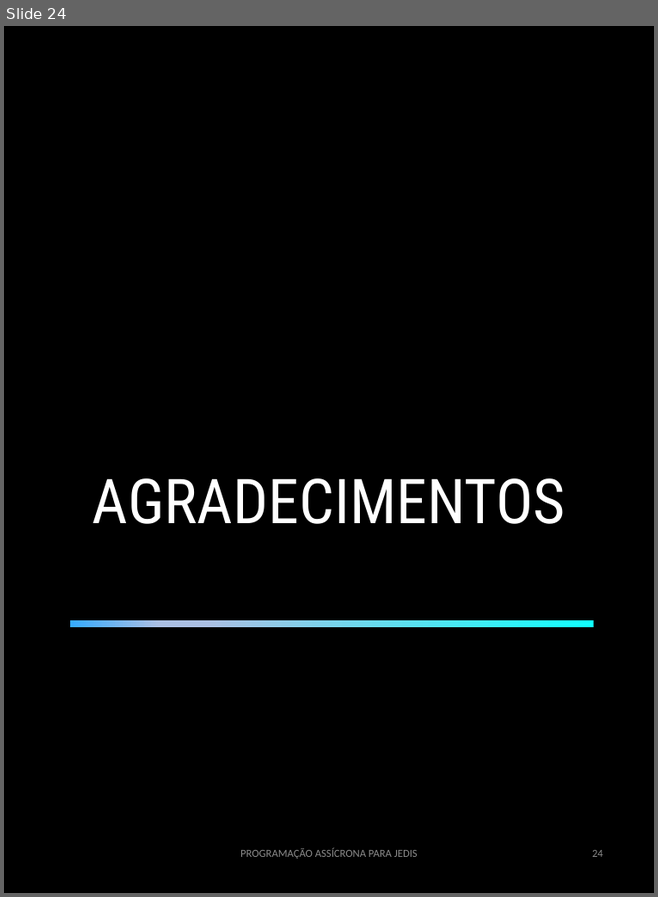
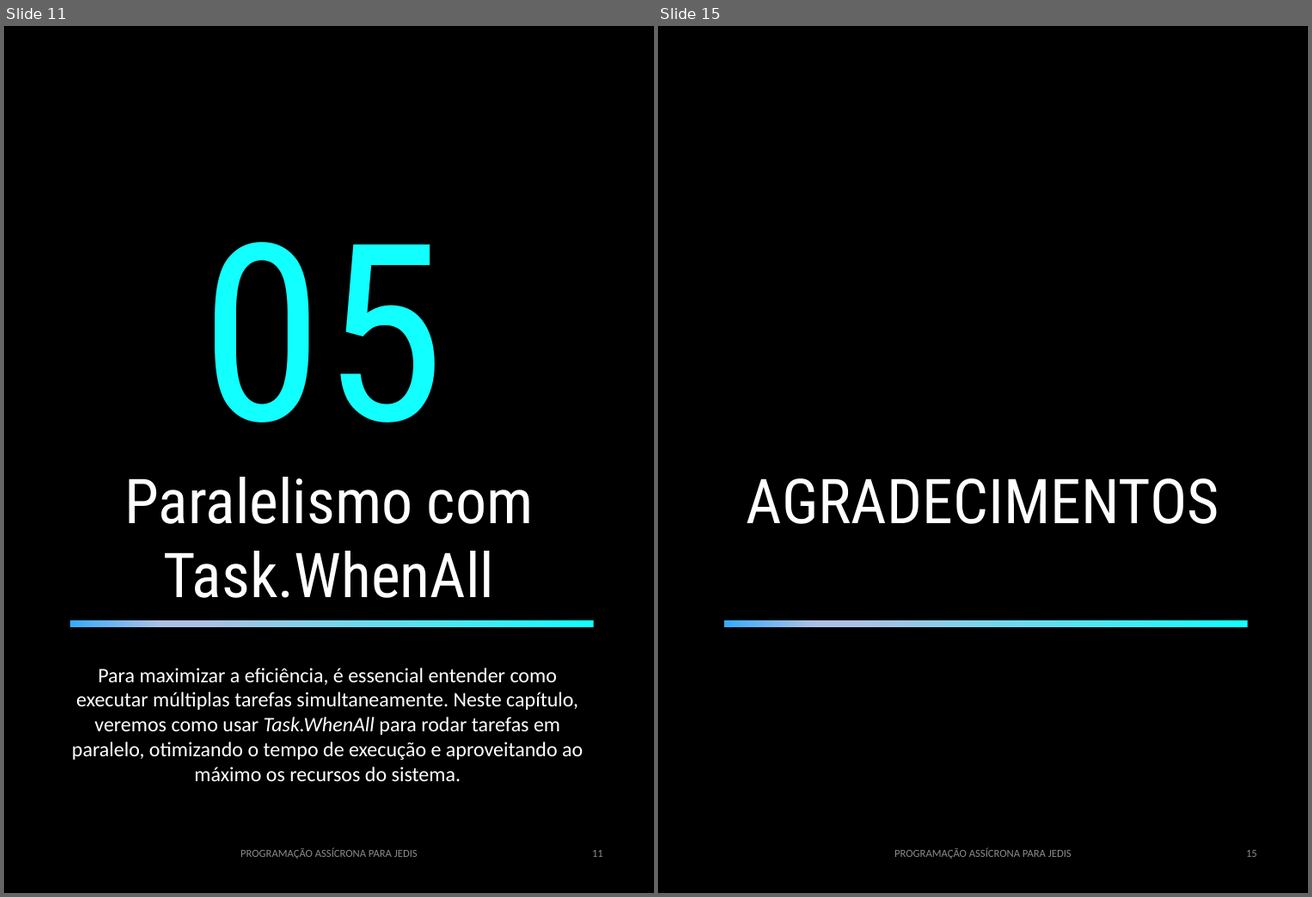
Before and after one commit to BrunoHCS/prompts-create-a-ebook, a slide deck: output/ebook - template.odp. Shown side by side, each under a label of ours: slide 24 before the commit, slides 11 and 15 after it; the slides between them are not shown. The pictures are 658x897 and 1312x897 pixels, drawn with LibreOffice and Linux fonts; fonts in the diff are those of the drawing. Boxes give left, top, right and bottom in pixels: in the first picture for what was removed or moved away, otherwise in the second. Text is boxed around its words. In the diff, an @@ line names an element or a change of style, - is before the commit and + after.

```diff
--- a/output/ebook - template.odp
+++ b/output/ebook - template.odp
@@ slide 11 added at (4, 26, 654, 893), background #FFFFFF @@
@@ rectangle added at (4, 26, 654, 893), fill #000000 @@
@@ text added at (202, 242, 445, 422), 287 pt, text #11FFFE @@
+05
@@ text added at (124, 477, 533, 598), 72 pt, text #FFFFFF @@
+Paralelismo com Task.WhenAll
@@ rectangle added at (70, 620, 594, 628), fill gradient #11FFFE to #ABC0E4 to #36ABFF @@
@@ text added at (72, 668, 583, 781), 24 pt, text #FFFFFF @@
+Para maximizar a eficiência, é essencial entender como executar múltiplas tarefas simultaneamente. Neste capítulo, veremos como usar Task.WhenAll para rodar tarefas em paralelo, otimizando o tempo de execução e aproveitando ao máximo os recursos do sistema.
@@ text added at (240, 847, 418, 858), 12.6 pt, text #8C8C8C @@
+PROGRAMAÇÃO ASSÍCRONA PARA JEDIS
@@ page number added at (592, 850, 603, 857), 12.6 pt, text #8C8C8C @@
+11
@@ what was slide 24 is now slide 15 @@
@@ page number at (1246, 850, 1257, 857): text changed @@
-24
+15
```
Also in this commit, not shown: 5 slides changed, 8 other slides added, 18 slides removed, 2 other files.
